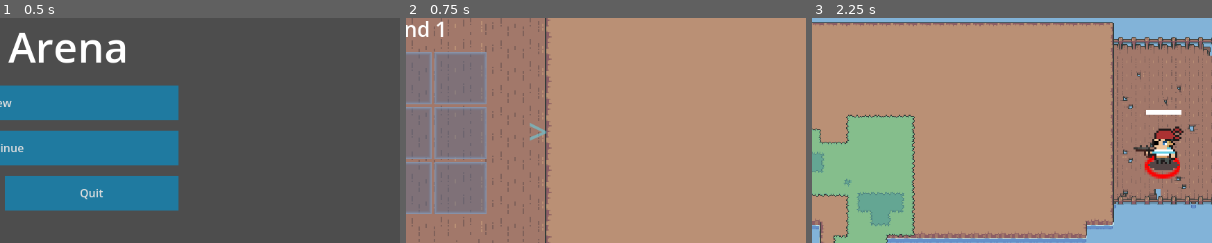
Above: before the commit, frames 1-3 (left to right).
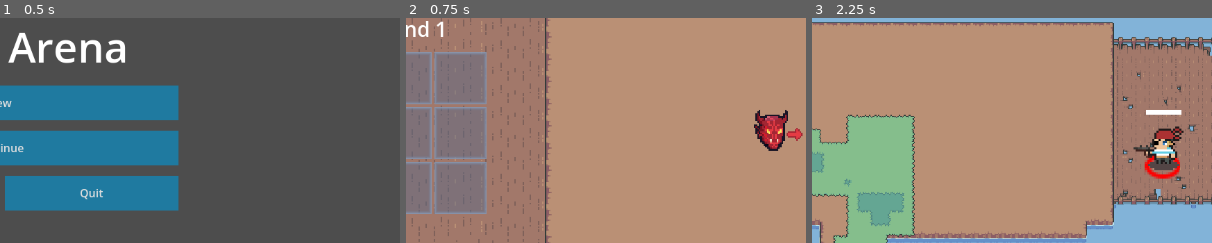
Above: after the commit, the same moments.

Repository: FontysRyan/PizzaProject1St2
Game: Godot game, scene res://Scenes/Mainmenu.tscn
Two runs of this game, one before a commit and one after it. Both use one fixed random seed, a clock stepped at 60 frames per second and the inputs below.
Inputs:
- Up to frame 1 (0.5 s): no input
- Up to frame 2 (0.75 s): click "New" at 0.5 s
- Up to frame 3 (2.25 s): click "Reroll" at 1.25 s; click "Fight" at 2 s
The pictures show only the part of the screen within x 50-100%, y 29-79%; the shares and areas given below are measured in that part.

Frame 1 is identical in both runs. In frame 2, 1.4% of the frame differs, in the area x 31-100%, y 40-60%; in frame 3, nothing differs.

Commit message:
Add enemy icon sprite and UI element to build screen
Introduced a new enemy icon sprite and its import files. Updated the BuildScreen UI scene to include the enemy icon as a TextureRect within a new HBoxContainer, and set the RoundsLabel to be initially hidden.

Diff:
--- a/Assets/UI/BuildScreen (UI).tscn
+++ b/Assets/UI/BuildScreen (UI).tscn
@@ -7,6 +7,7 @@
 [ext_resource type="Script" uid="uid://cnsm6ivlx8e4v" path="res://Assets/UI/Scripts/Player_Build_manager.gd" id="3_hrd7a"]
 [ext_resource type="Script" uid="uid://bqgw4x0it3st6" path="res://Game/Shop.gd" id="5_45w1l"]
 [ext_resource type="Script" uid="uid://ddmxi7aqtsxxu" path="res://Assets/UI/Scripts/grid_container.gd" id="5_hrd7a"]
+[ext_resource type="Texture2D" uid="uid://df76eb6le0qeo" path="res://Assets/Sprites/UI related sprites/Enemy Icon/enemy icon sprite.png" id="6_dmg8w"]
 [ext_resource type="Script" uid="uid://bxt5br8giet22" path="res://Assets/UI/Scripts/fight_button.gd" id="7_eabrk"]
 [ext_resource type="PackedScene" uid="uid://dapklguvhsdf2" path="res://unit_panel.tscn" id="7_t1wl5"]
 
@@ -265,6 +266,7 @@
 alignment = 2
 
 [node name="RoundsLabel" type="Label" parent="MarginContainer/RightPanel/HBoxContainer"]
+visible = false
 layout_mode = 2
 size_flags_horizontal = 2
 theme_override_colors/font_color = Color(0.3647059, 0.88235295, 0.9764706, 0.49411765)
@@ -295,6 +297,19 @@
 custom_minimum_size = Vector2(10, 0)
 layout_mode = 2
 theme_override_styles/panel = SubResource("StyleBoxFlat_s1iif")
+
+[node name="HBoxContainer" type="HBoxContainer" parent="MarginContainer/RightPanel/HBoxContainer"]
+custom_minimum_size = Vector2(0, 250)
+layout_mode = 2
+size_flags_vertical = 4
+alignment = 2
+
+[node name="EnemiesIcon" type="TextureRect" parent="MarginContainer/RightPanel/HBoxContainer/HBoxContainer"]
+custom_minimum_size = Vector2(75, 75)
+layout_mode = 2
+size_flags_horizontal = 4
+size_flags_vertical = 4
+texture = ExtResource("6_dmg8w")
 
 [node name="BottomBar" type="HBoxContainer" parent="MarginContainer"]
 custom_minimum_size = Vector2(0, 100)
Binary file added: Assets/Sprites/UI related sprites/Enemy Icon/enemy icon sprite.aseprite
Binary file added: Assets/Sprites/UI related sprites/Enemy Icon/enemy icon sprite.png
Not shown, added: Assets/Sprites/UI related sprites/Enemy Icon/enemy icon sprite.png.import
Not shown: 1 places in Assets/UI/BuildScreen (UI).tscn that only renumber resources
